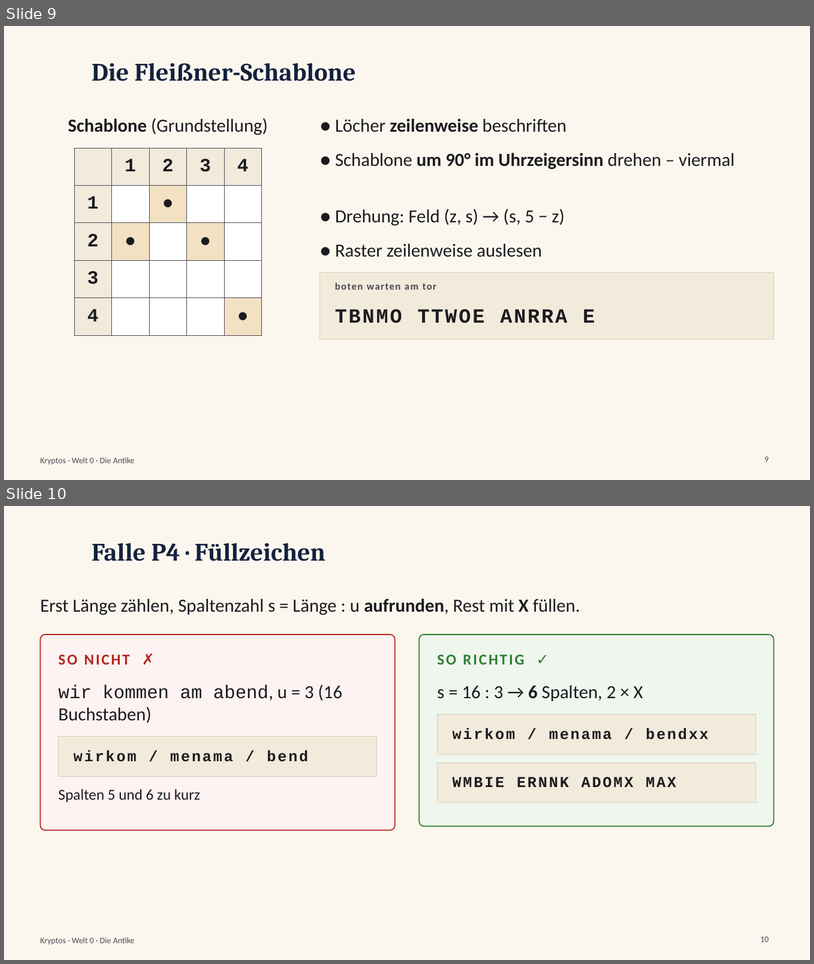
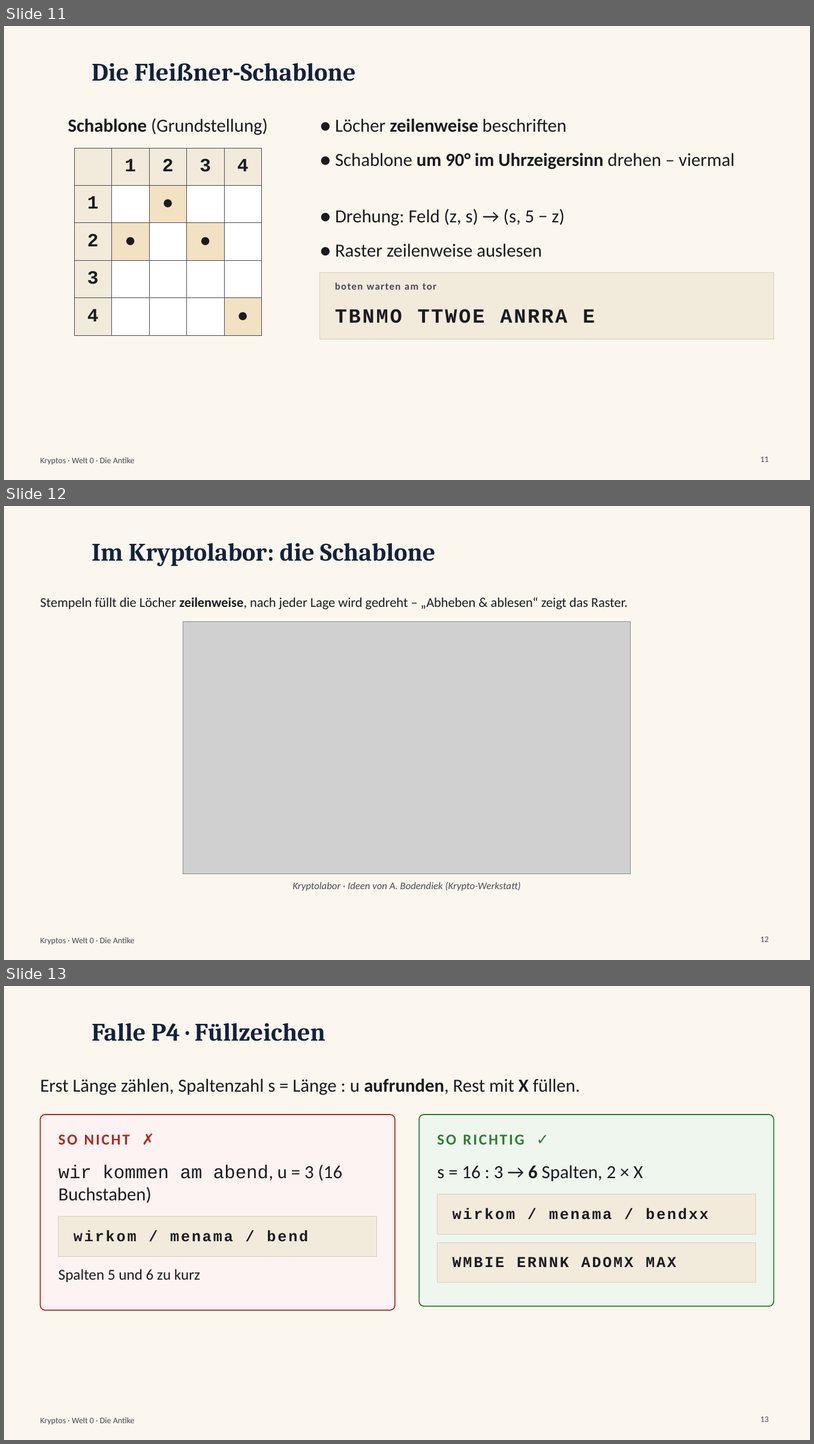
Before and after one commit to frankjuchim/kryptos, a slide deck: materialien/Welt0_Antike/1_Praesentation/KR_W0_Praesentation_Antike.pptx. Shown one above the other, each under a label of ours: slides 9 and 10 before the commit, slides 11, 12 and 13 after it. The pictures are 814x964 and 814x1444 pixels, drawn with LibreOffice and Linux fonts; fonts in the diff are those of the drawing; grey boxes stand for pictures; background and template pictures are left out. Boxes give left, top, right and bottom in pixels: in the first picture for what was removed or moved away, otherwise in the second. Text is boxed around its words. In the diff, an @@ line names an element or a change of style, - is before the commit and + after.

```diff
--- a/materialien/Welt0_Antike/1_Praesentation/KR_W0_Praesentation_Antike.pptx
+++ b/materialien/Welt0_Antike/1_Praesentation/KR_W0_Praesentation_Antike.pptx
@@ slide 12 added at box(4, 506, 810, 960), background #FBF7EE; not listed: 1 template element that a slide beside it also shows @@
@@ title added at box(92, 543, 435, 567), 30 pt, text #14213D, bold @@
+Im Kryptolabor: die Schablone
@@ text added at box(40, 597, 628, 609), 16 pt, text #1B1B1F @@
+Stempeln füllt die Löcher zeilenweise, nach jeder Lage wird gedreht – „Abheben & ablesen“ zeigt das Raster.
@@ picture added at box(183, 622, 632, 873) @@
@@ text added at box(293, 882, 521, 891), 12 pt, text #4A4A55, italic @@
+Kryptolabor · Ideen von A. Bodendiek (Krypto-Werkstatt)
@@ page number added at box(761, 936, 769, 942), 10 pt, text #4A4A55 @@
+12
@@ what was slide 9 is now slide 11 @@
@@ page number at box(761, 456, 769, 462): text changed @@
-9
+11
@@ what was slide 10 is now slide 13 @@
@@ page number at box(761, 1416, 769, 1422): text changed @@
-10
+13
```
Also in this commit, not shown: 2 slides changed, 3 other slides added, 23 other files.
